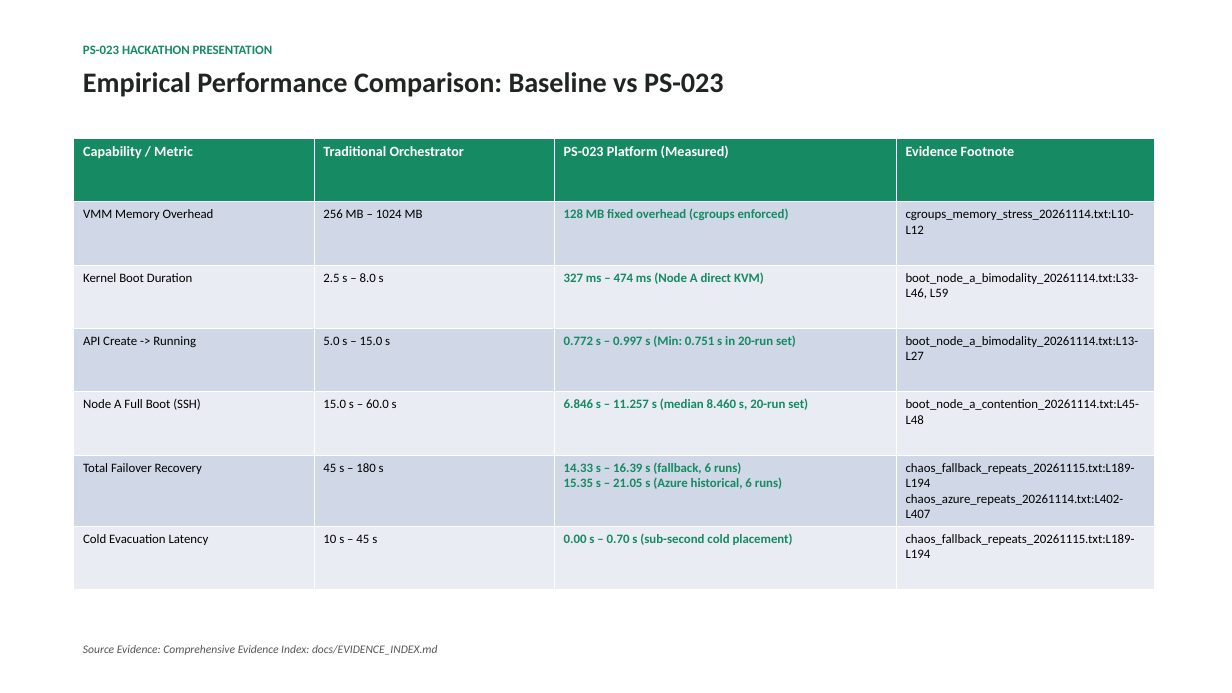
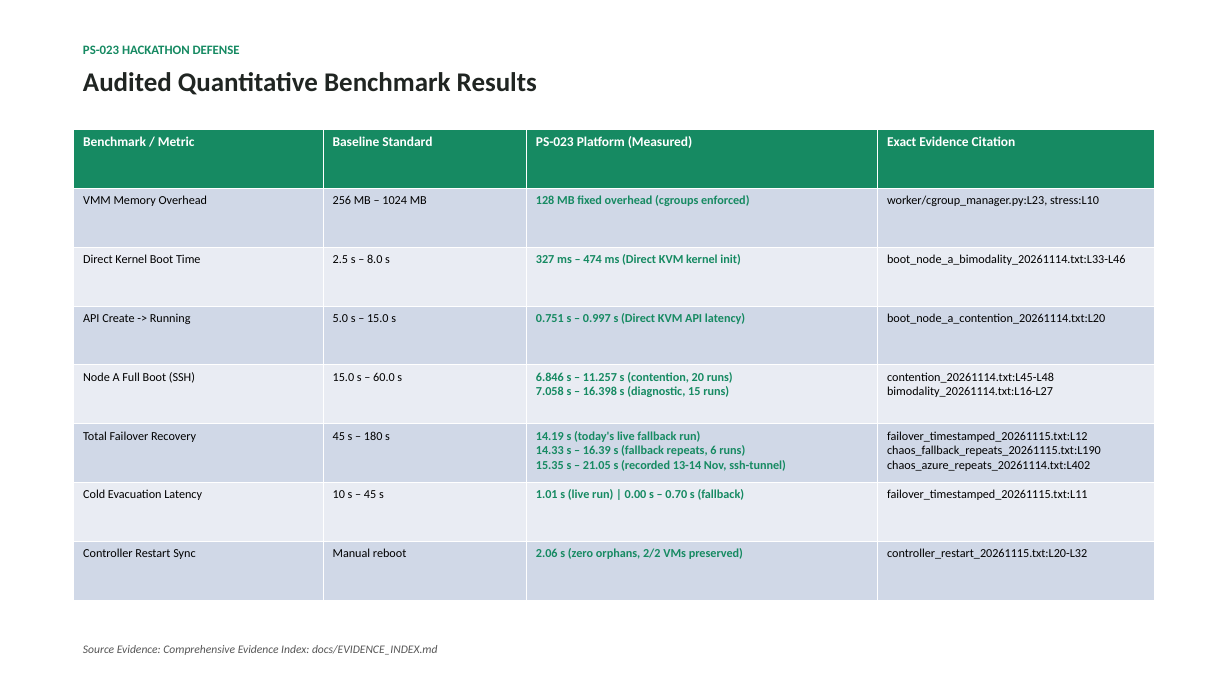
Before and after one commit to aiori-hackathon/A3-PS023-TC246, a slide deck: slide 7 of docs/deck/ps023_draft.pptx (slide 9 before the commit). Drawn at 1232x693 pixels with LibreOffice and Linux fonts; fonts in the diff are those of the drawing. Boxes give left, top, right and bottom in pixels: in the first picture for what was removed or moved away, otherwise in the second. Text is boxed around its words. In the diff, an @@ line names an element or a change of style, - is before the commit and + after.

Commit message:
docs: streamline presentation deck to 12 audited slides and update evidence citations

```diff
--- a/docs/deck/ps023_draft.pptx
+++ b/docs/deck/ps023_draft.pptx
@@ text at box(83, 45, 240, 54): text changed @@
-PS-023 HACKATHON PRESENTATION
+PS-023 HACKATHON DEFENSE
@@ text at box(83, 72, 537, 95): text changed; size 22 to 21 pt @@
-Empirical Performance Comparison: Baseline vs PS-023
+Audited Quantitative Benchmark Results
@@ table at box(74, 129, 1155, 601) @@
-row 1: Capability / Metric | Traditional Orchestrator | PS-023 Platform (Measured) | Evidence Footnote
-row 2: VMM Memory Overhead | 256 MB – 1024 MB | 128 MB fixed overhead (cgroups enforced) | cgroups_memory_stress_20261114.txt:L10-L12
-row 3: Kernel Boot Duration | 2.5 s – 8.0 s | 327 ms – 474 ms (Node A direct KVM) | boot_node_a_bimodality_20261114.txt:L33-L46, L59
-row 4: API Create -> Running | 5.0 s – 15.0 s | 0.772 s – 0.997 s (Min: 0.751 s in 20-run set) | boot_node_a_bimodality_20261114.txt:L13-L27
-row 5: Node A Full Boot (SSH) | 15.0 s – 60.0 s | 6.846 s – 11.257 s (median 8.460 s, 20-run set) | boot_node_a_contention_20261114.txt:L45-L48
-row 6: Total Failover Recovery | 45 s – 180 s | 14.33 s – 16.39 s (fallback, 6 runs) / 15.35 s – 21.05 s (Azure historical, 6 runs) | chaos_fallback_repeats_20261115.txt:L189-L194 / chaos_azure_repeats_20261114.txt:L402-L407
-row 7: Cold Evacuation Latency | 10 s – 45 s | 0.00 s – 0.70 s (sub-second cold placement) | chaos_fallback_repeats_20261115.txt:L189-L194
+row 1: Benchmark / Metric | Baseline Standard | PS-023 Platform (Measured) | Exact Evidence Citation
+row 2: VMM Memory Overhead | 256 MB – 1024 MB | 128 MB fixed overhead (cgroups enforced) | worker/cgroup_manager.py:L23, stress:L10
+row 3: Direct Kernel Boot Time | 2.5 s – 8.0 s | 327 ms – 474 ms (Direct KVM kernel init) | boot_node_a_bimodality_20261114.txt:L33-L46
+row 4: API Create -> Running | 5.0 s – 15.0 s | 0.751 s – 0.997 s (Direct KVM API latency) | boot_node_a_contention_20261114.txt:L20
+row 5: Node A Full Boot (SSH) | 15.0 s – 60.0 s | 6.846 s – 11.257 s (contention, 20 runs) / 7.058 s – 16.398 s (diagnostic, 15 runs) | contention_20261114.txt:L45-L48 / bimodality_20261114.txt:L16-L27
+row 6: Total Failover Recovery | 45 s – 180 s | 14.19 s (today's live fallback run) / 14.33 s – 16.39 s (fallback repeats, 6 runs) / 15.35 s – 21.05 s (recorded 13-14 Nov, ssh-tunnel) | failover_timestamped_20261115.txt:L12 / chaos_fallback_repeats_20261115.txt:L190 / chaos_azure_repeats_20261114.txt:L402
+row 7: Cold Evacuation Latency | 10 s – 45 s | 1.01 s (live run) | 0.00 s – 0.70 s (fallback) | failover_timestamped_20261115.txt:L11
+row 8: Controller Restart Sync | Manual reboot | 2.06 s (zero orphans, 2/2 VMs preserved) | controller_restart_20261115.txt:L20-L32
@@ table: place and size @@
-table at box(74, 139, 1155, 582)
+table at box(74, 129, 1155, 601)
```
Also in this commit, not shown: 9 other slides changed, 2 slides added, 8 slides removed, 20 other files.
